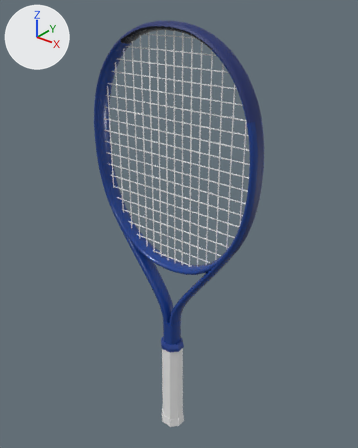
Two versions of the glTF model assets/realistic/wilson-triad-three.glb, one commit apart.
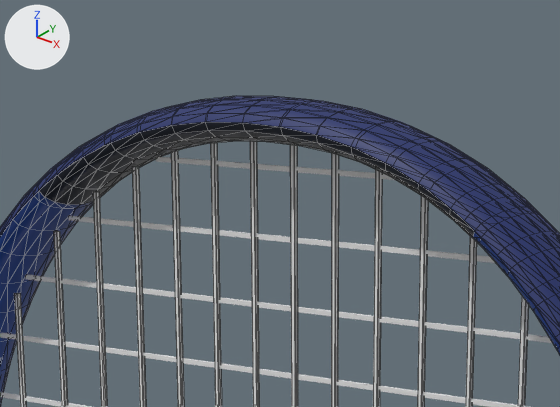
Each version appears first whole from a camera (50 mm lens) standing at (0.429, -0.518, 0.728) and looking at (-0.006, 0.026, 0.391), and next in a close-up on the part from 31% to 64% of the width and 0% to 19% of the height. Arrows for +X, +Y and +Z are at upper left; the lights stay in place. The last two pictures show the newer version. The close-ups show mesh edges as thin lines. Where no turn or scale is listed for an object, it has been applied to the vertices. Vertices at exactly the same position are counted once.

The older version as bpy lines, for what is in view:
```python
me_bumper = bpy.data.meshes.new('bumper')
me_bumper.from_pydata(...)  # 261 vertices, 448 faces; spans x -0.136..0.136, y -0.015..0.015, z -0.053..0.053
me_bumper.materials.append(mat_mat_bumper)  # dark blue #16296a
me_frame = bpy.data.meshes.new('frame')
me_frame.from_pydata(...)  # 1656 vertices, 3252 faces; spans x -0.144..0.144, y -0.015..0.015, z -0.254..0.254
me_frame.materials.append(mat_mat_frame)
me_strings_mains = bpy.data.meshes.new('strings_mains')
me_strings_mains.from_pydata(...)  # 128 vertices, 128 faces; spans x -0.12..0.12, y -0.001..0.001, z -0.169..0.169
me_strings_mains.materials.append(mat_mat_strings_mains)  # white #f2f2f2
ob_bumper = bpy.data.objects.new('bumper', me_bumper)
ob_bumper.location = (0.0, 0.0, 0.6329)
ob_frame = bpy.data.objects.new('frame', me_frame)
ob_frame.location = (0.0, 0.0, 0.4319)
ob_strings_mains = bpy.data.objects.new('strings_mains', me_strings_mains)
ob_strings_mains.location = (0.0, -0.0003, 0.5061)
# also in view: 'strings_crosses' at (0.0, 0.0, 0.506)
```
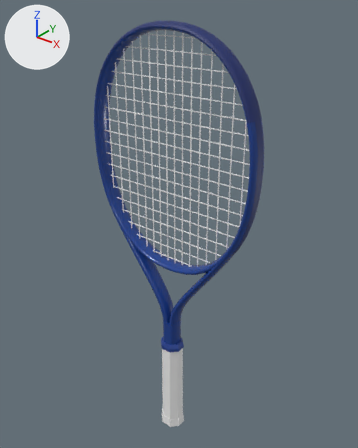
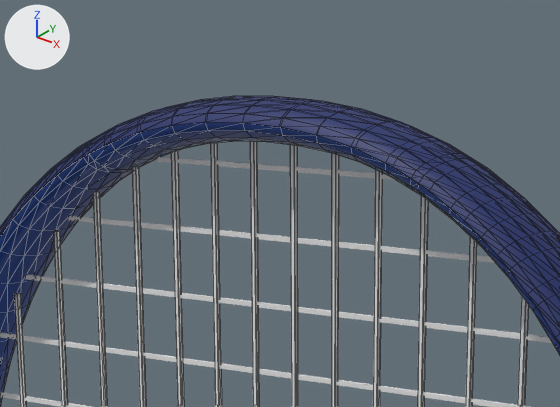
Edits to the bpy script that builds the scene:
```text
Change me_frame:
    where me_frame.from_pydata(...)  # 1656 vertices, 3252 faces; spans x -0.144..0.144, y -0.015..0.015, z -0.254..0.254
    used by ob_frame; location = (0.0, 0.0, 0.4319)
    me_frame part 1: all 9 vertices in x -0.058..-0.056, y -0.013..0.013, z 0.232..0.237 are moved by (0.002, 0.0, 0.001)
    me_frame part 2: all 7 vertices in x -0.075..-0.073, y -0.013..0.013, z 0.222..0.225 are moved by (0.007, 0.0, 0.005)
    me_frame part 3: 9 of the vertices in x -0.079..-0.076, y -0.014..0.014, z 0.227..0.231 are moved by (0.008, 0.0, 0.005)
    me_frame part 4: 9 of the vertices in x 0.076..0.079, y -0.014..0.014, z 0.227..0.231 are moved by (-0.008, 0.0, 0.005)
    me_frame part 5: all 7 vertices in x 0.073..0.075, y -0.013..0.013, z 0.222..0.225 are moved by (-0.007, 0.0, 0.005)
    me_frame part 6: all 9 vertices in x 0.056..0.058, y -0.013..0.013, z 0.232..0.237 are moved by (-0.002, 0.0, 0.001)
    me_frame part 7: 328 faces centred in x -0.076..0.076, y -0.013..0.013, z 0.224..0.25 are repainted in the vertex colours; the middle colour goes from black #0d1626 to blue #1c408f
```

Changed parts and their boxes (x1, y1, x2, y2) in the close-ups (560 x 407 px; the box of a moved part takes in the faces that stretch with it):
'frame', reshaped, recoloured
    both: (0, 122, 560, 407)
part 1 of me_frame, moved or reshaped
    before: (58, 143, 156, 189)
    after: (83, 143, 156, 173)
part 2 of me_frame, moved or reshaped
    before: (39, 175, 118, 209)
    after: (40, 158, 132, 209)
part 3 of me_frame, moved or reshaped
    before: (34, 180, 51, 201)
    after: (34, 160, 78, 201)
part 4 of me_frame, moved or reshaped
    before: (450, 210, 472, 229)
    after: (418, 185, 445, 205)
part 5 of me_frame, moved or reshaped
    before: (451, 216, 482, 247)
    after: (419, 191, 482, 247)
part 6 of me_frame, moved or reshaped
    before: (386, 164, 453, 220)
    after: (386, 164, 422, 196)
part 7 of me_frame, recoloured (black to blue)
    before: (39, 122, 474, 239)
    after: (58, 122, 453, 220)
